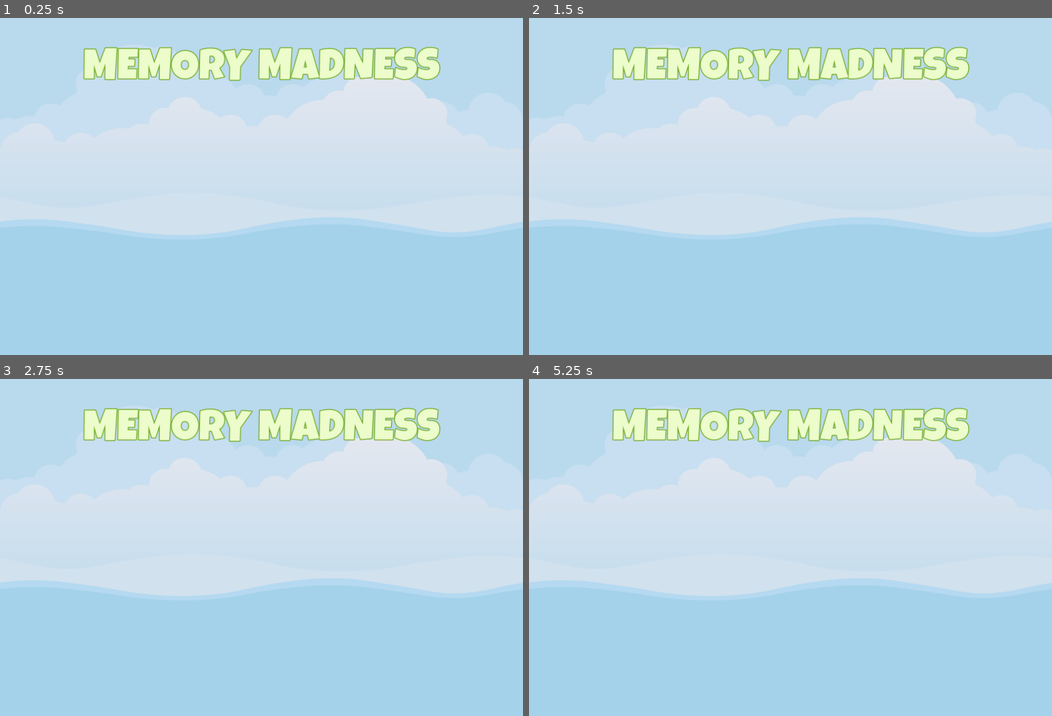
Above: before the commit, frames 1-4 (two rows, left to right).
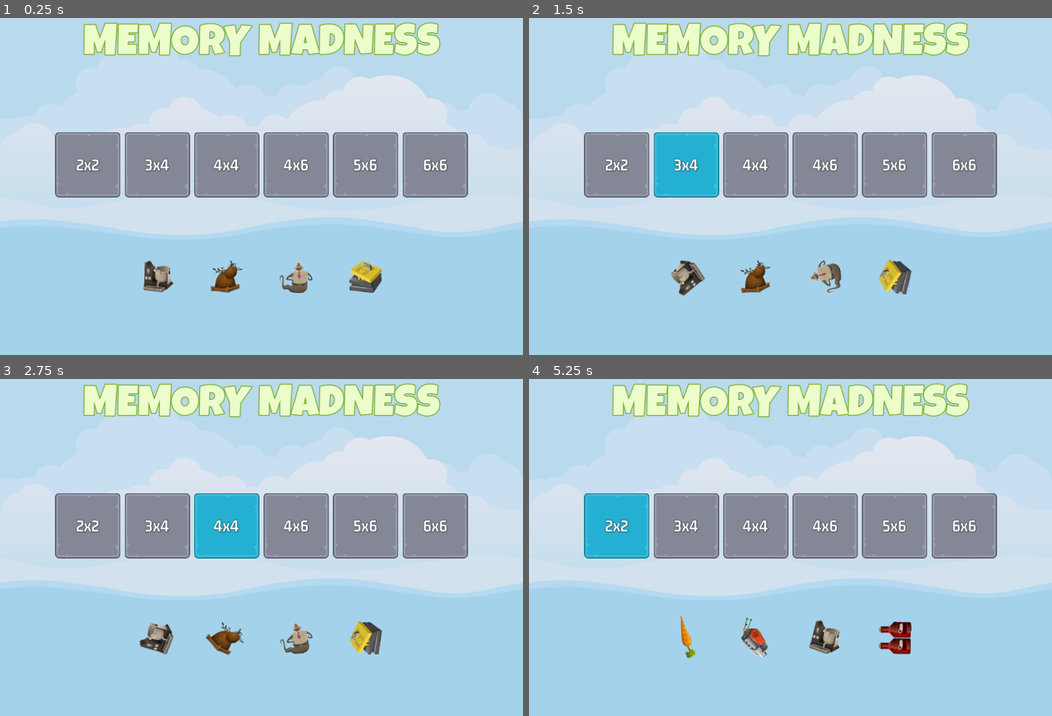
Above: after the commit, the same moments.

Repository: bfoxcomposer/Memory-Madness
Game: Godot game, scene res://master_scene/master_scene.tscn
The game is run twice, just before and just after one commit, with the same random seed, the same clock (stepped at 60 frames per second) and the same inputs.
Inputs (mouse positions are in pixels of both pictures, inside the frame that each line leads up to):
- Up to frame 1 (0.25 s): no input
- Up to frame 2 (1.5 s): click (617, 166) at 0.5 s, where only the run after the commit has a clickable "2x2"; click (685, 166) at 1.25 s, where only the run after the commit has a clickable "3x4"
- Up to frame 3 (2.75 s): click (224, 527) at 2 s, where only the run after the commit has a clickable "4x4"
- Up to frame 4 (5.25 s): click (827, 527) at 2.75 s, where only the run after the commit has a clickable "4x6"; click (895, 527) at 3.5 s, where only the run after the commit has a clickable "5x6"; click (963, 527) at 4.25 s, where only the run after the commit has a clickable "6x6"; click (617, 527) at 5 s, where only the run after the commit has a clickable "2x2"

The runs differ from the first frame. In frame 1, 26% of the frame differs, in the area x 10-90%, y 1-82%; in frame 2, 26%; in frame 3, 26%; in frame 4, 25%.

Commit message:
main menu done

Diff:
--- /dev/null
+++ b/assets/GM_32_White.tres
@@ -0,0 +1,11 @@
+[gd_resource type="LabelSettings" load_steps=2 format=3 uid="uid://coob2qs5ag8a6"]
+
+[ext_resource type="FontFile" uid="uid://bwufa6dv7kpno" path="res://assets/fonts/gemunu-libre-v8-latin-700.ttf" id="1_245au"]
+
+[resource]
+font = ExtResource("1_245au")
+font_size = 32
+outline_size = 3
+outline_color = Color(0, 0, 0, 0.662745)
+shadow_size = 4
+shadow_color = Color(0, 0, 0, 0.12549)
--- /dev/null
+++ b/front_sprite/front_sprite.gd
@@ -0,0 +1,34 @@
+extends TextureRect
+
+const SCALE_SMALL: Vector2 = Vector2(0.1, 0.1)
+const SCALE_NORMAL: Vector2 = Vector2(1.0, 1.0)
+const SPIN_TIME_RANGE: Vector2 = Vector2(1.0, 2.0)
+const SCALE_TIME: float = 0.5
+
+# Called when the node enters the scene tree for the first time.
+func _ready():
+	run_me()
+
+func set_random_image() -> void:
+	texture = ImageManager.get_random_item_image().item_texture
+
+func get_random_spin_time() -> float:
+	return randf_range(SPIN_TIME_RANGE.x, SPIN_TIME_RANGE.y)
+
+
+func get_random_rotation() -> float:
+	return deg_to_rad(randf_range(-360, 360))
+
+
+func run_me() -> void:
+	var tween = get_tree().create_tween()
+	tween.set_loops()
+	tween.tween_callback(set_random_image)
+	tween.tween_property(self, "scale", SCALE_NORMAL, SCALE_TIME)
+	tween.tween_property(self, "rotation",
+								get_random_rotation(),
+								get_random_spin_time())
+	tween.tween_property(self, "rotation",
+								get_random_rotation(),
+								get_random_spin_time())
+	tween.tween_property(self, "scale", SCALE_SMALL, SCALE_TIME)
--- /dev/null
+++ b/front_sprite/front_sprite.tscn
@@ -0,0 +1,20 @@
+[gd_scene load_steps=3 format=3 uid="uid://dwqbt5lb4vosa"]
+
+[ext_resource type="Texture2D" uid="uid://44iom8f50ksi" path="res://assets/glitch/cabbage.png" id="1_xihmx"]
+[ext_resource type="Script" path="res://front_sprite/front_sprite.gd" id="2_en8rm"]
+
+[node name="FrontSprite" type="TextureRect"]
+anchors_preset = 8
+anchor_left = 0.5
+anchor_top = 0.5
+anchor_right = 0.5
+anchor_bottom = 0.5
+offset_left = -32.0
+offset_top = -32.0
+offset_right = 32.0
+offset_bottom = 32.0
+grow_horizontal = 2
+grow_vertical = 2
+pivot_offset = Vector2(32, 32)
+texture = ExtResource("1_xihmx")
+script = ExtResource("2_en8rm")
--- /dev/null
+++ b/level_button/level_button.gd
@@ -0,0 +1,20 @@
+extends TextureButton
+
+@onready var label = $Label
+@onready var sound = $Sound
+
+var _level_number: int = 0
+
+# Called when the node enters the scene tree for the first time.
+func _ready():
+	pass
+
+
+func set_level_number(level_num: int) -> void:
+	_level_number = level_num
+	var l_data = GameManager.LEVELS[_level_number]
+	label.text = "%sx%s" % [l_data.rows, l_data.cols]
+
+
+func _on_pressed():
+	SoundManager.play_button_click(sound)
--- /dev/null
+++ b/level_button/level_button.tscn
@@ -0,0 +1,41 @@
+[gd_scene load_steps=6 format=3 uid="uid://biuelarc3dfyb"]
+
+[ext_resource type="Texture2D" uid="uid://dgj0jky6hb2ft" path="res://assets/ui/level_select_frame_128.png" id="1_7r78b"]
+[ext_resource type="Texture2D" uid="uid://wsc20kxkjmy0" path="res://assets/ui/level_select_frame_select_128.png" id="2_g3ew5"]
+[ext_resource type="Texture2D" uid="uid://bqqwel0yoj4dr" path="res://assets/ui/level_select_frame_hover_128.png" id="3_1olyk"]
+[ext_resource type="LabelSettings" uid="uid://coob2qs5ag8a6" path="res://assets/GM_32_White.tres" id="4_818j8"]
+[ext_resource type="Script" path="res://level_button/level_button.gd" id="4_ps7ta"]
+
+[node name="LevelButton" type="TextureButton"]
+anchors_preset = 8
+anchor_left = 0.5
+anchor_top = 0.5
+anchor_right = 0.5
+anchor_bottom = 0.5
+offset_left = -64.0
+offset_top = -64.0
+offset_right = 64.0
+offset_bottom = 64.0
+grow_horizontal = 2
+grow_vertical = 2
+pivot_offset = Vector2(64, 64)
+texture_normal = ExtResource("1_7r78b")
+texture_pressed = ExtResource("2_g3ew5")
+texture_hover = ExtResource("3_1olyk")
+script = ExtResource("4_ps7ta")
+
+[node name="Label" type="Label" parent="."]
+layout_mode = 1
+anchors_preset = 15
+anchor_right = 1.0
+anchor_bottom = 1.0
+grow_horizontal = 2
+grow_vertical = 2
+text = "0x0"
+label_settings = ExtResource("4_818j8")
+horizontal_alignment = 1
+vertical_alignment = 1
+
+[node name="Sound" type="AudioStreamPlayer" parent="."]
+
+[connection signal="pressed" from="." to="." method="_on_pressed"]
--- /dev/null
+++ b/main_screen/main_screen.gd
@@ -0,0 +1,19 @@
+extends Control
+
+
+@export var level_button_scene: PackedScene
+@onready var hb_levels = $VB/HBLevels
+
+
+# Called when the node enters the scene tree for the first time.
+func _ready():
+	setup_grid()
+
+func create_level_button(ln: int) -> void:
+	var new_lb = level_button_scene.instantiate()
+	hb_levels.add_child(new_lb)
+	new_lb.set_level_number(ln)
+
+func setup_grid() -> void:
+	for level in GameManager.LEVELS:
+		create_level_button(level)
--- a/main_screen/main_screen.tscn
+++ b/main_screen/main_screen.tscn
@@ -1,6 +1,9 @@
-[gd_scene load_steps=3 format=3 uid="uid://clug5quowjb2a"]
+[gd_scene load_steps=6 format=3 uid="uid://clug5quowjb2a"]
 
 [ext_resource type="FontFile" uid="uid://38ax0lko5lnf" path="res://assets/fonts/LuckiestGuy-Regular.ttf" id="1_5w40q"]
+[ext_resource type="Script" path="res://main_screen/main_screen.gd" id="1_ed7ac"]
+[ext_resource type="PackedScene" uid="uid://dwqbt5lb4vosa" path="res://front_sprite/front_sprite.tscn" id="2_rwk4g"]
+[ext_resource type="PackedScene" uid="uid://biuelarc3dfyb" path="res://level_button/level_button.tscn" id="2_t2605"]
 
 [sub_resource type="LabelSettings" id="LabelSettings_46r3a"]
 font = ExtResource("1_5w40q")
@@ -16,6 +19,8 @@
 anchor_bottom = 1.0
 grow_horizontal = 2
 grow_vertical = 2
+script = ExtResource("1_ed7ac")
+level_button_scene = ExtResource("2_t2605")
 
 [node name="ColorRect" type="ColorRect" parent="."]
 layout_mode = 1
@@ -52,6 +57,7 @@
 [node name="HBLevels" type="HBoxContainer" parent="VB"]
 layout_mode = 2
 size_flags_horizontal = 4
+theme_override_constants/separation = 8
 
 [node name="Spacer2" type="Control" parent="VB"]
 layout_mode = 2
@@ -60,6 +66,19 @@
 [node name="HBSprites" type="HBoxContainer" parent="VB"]
 layout_mode = 2
 size_flags_horizontal = 4
+theme_override_constants/separation = 72
+
+[node name="FrontSprite" parent="VB/HBSprites" instance=ExtResource("2_rwk4g")]
+layout_mode = 2
+
+[node name="FrontSprite2" parent="VB/HBSprites" instance=ExtResource("2_rwk4g")]
+layout_mode = 2
+
+[node name="FrontSprite3" parent="VB/HBSprites" instance=ExtResource("2_rwk4g")]
+layout_mode = 2
+
+[node name="FrontSprite4" parent="VB/HBSprites" instance=ExtResource("2_rwk4g")]
+layout_mode = 2
 
 [node name="Spacer3" type="Control" parent="VB"]
 layout_mode = 2
--- a/project.godot
+++ b/project.godot
@@ -18,6 +18,8 @@
 [autoload]
 
 ImageManager="*res://singletons/image_manager.gd"
+SoundManager="*res://singletons/sound_manager.gd"
+GameManager="*res://singletons/game_manager.gd"
 
 [display]
 
--- /dev/null
+++ b/singletons/game_manager.gd
@@ -0,0 +1,11 @@
+extends Node
+
+
+const LEVELS: Dictionary = {
+	1: { "rows": 2, "cols": 2 },
+	2: { "rows": 3, "cols": 4 },
+	3: { "rows": 4, "cols": 4 },
+	4: { "rows": 4, "cols": 6 },
+	5: { "rows": 5, "cols": 6 },
+	6: { "rows": 6, "cols": 6 }
+}
--- a/singletons/image_manager.gd
+++ b/singletons/image_manager.gd
@@ -34,3 +34,7 @@
 	for fn in file_names:
 		if ".import" not in fn:
 			add_file_to_list(fn, path)
+
+
+func get_random_item_image() -> Dictionary:
+	return _item_images.pick_random()
--- /dev/null
+++ b/singletons/sound_manager.gd
@@ -0,0 +1,32 @@
+extends Node
+
+
+const SOUND_MAIN_MENU = "main"
+const SOUND_IN_GAME = "ingame"
+const SOUND_SUCCESS = "success"
+const SOUND_GAME_OVER = "gameover"
+const SOUND_SELECT_TILE = "tile"
+const SOUND_SELECT_BUTTON = "button"
+
+
+const SOUNDS = {
+	SOUND_MAIN_MENU: preload("res://assets/sounds/bgm_action_3.mp3"),
+	SOUND_IN_GAME: preload("res://assets/sounds/bgm_action_4.mp3"),
+	SOUND_SUCCESS: preload("res://assets/sounds/sfx_sounds_fanfare3.wav"),
+	SOUND_GAME_OVER: preload("res://assets/sounds/sfx_sounds_powerup12.wav"),
+	SOUND_SELECT_TILE: preload("res://assets/sounds/sfx_sounds_impact1.wav"),
+	SOUND_SELECT_BUTTON: preload("res://assets/sounds/sfx_sounds_impact7.wav")
+}
+
+
+func play_sound(player: AudioStreamPlayer, key: String) -> void:
+	if SOUNDS.has(key) == false:
+		return
+
+
+	player.stop()
+	player.stream = SOUNDS[key]
+	player.play()
+
+func play_button_click(player: AudioStreamPlayer) -> void:
+	play_sound(player, SOUND_SELECT_BUTTON)
